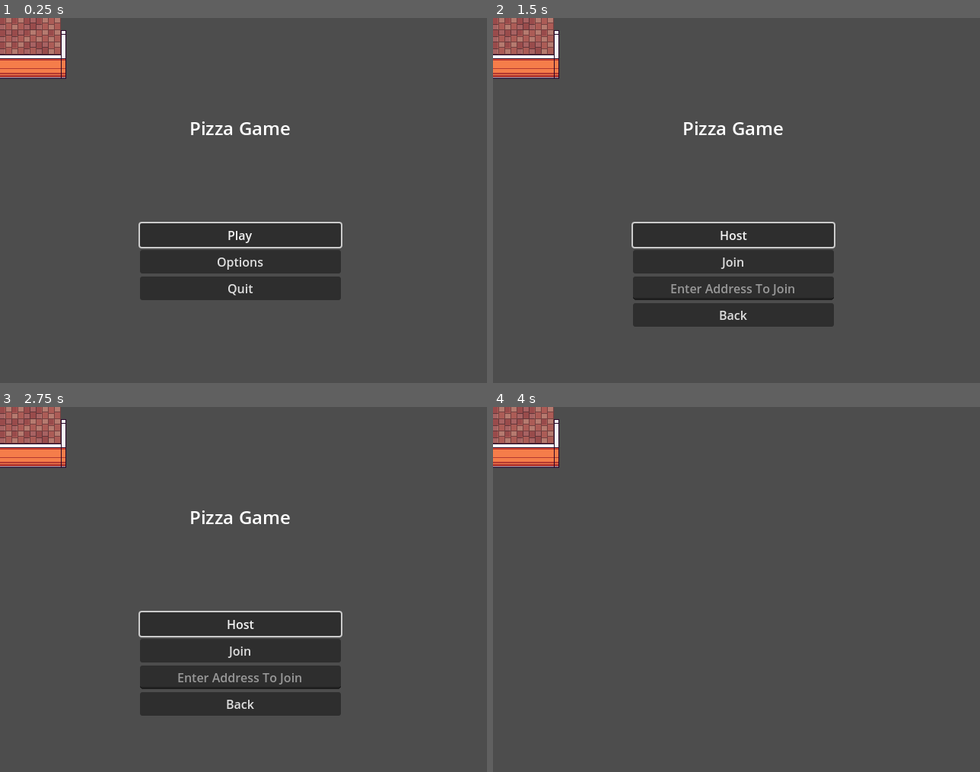
Above: before the commit, frames 1-4 (two rows, left to right).
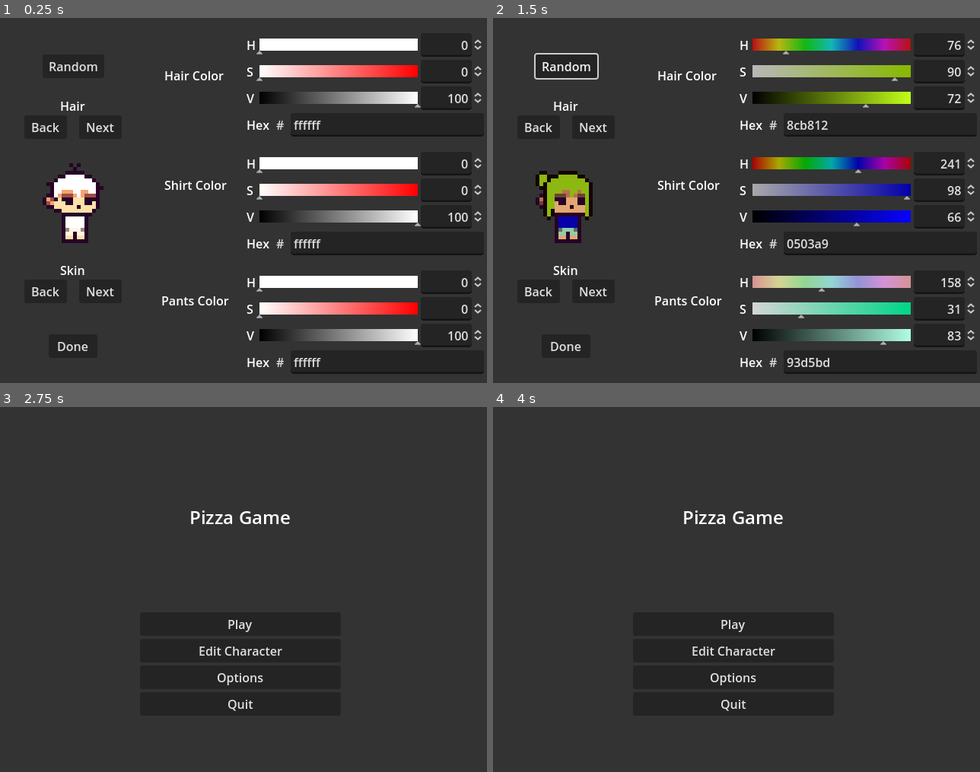
Above: after the commit, the same moments.

Repository: AODTimothyM/pizza-game
Game: Godot game, scene res://game.tscn
Two runs of this game, one before a commit and one after it. Both use one fixed random seed, a clock stepped at 60 frames per second and the inputs below.
Inputs (mouse positions are in pixels of both pictures, inside the frame that each line leads up to):
- Up to frame 1 (0.25 s): no input
- Up to frame 2 (1.5 s): click (566, 65) at 0.5 s, where only the run after the commit has a clickable "Random"; click (731, 233) at 1.25 s, where only the run before the commit has a clickable "Play"
- Up to frame 3 (2.75 s): click (73, 735) at 2 s, where only the run after the commit has a clickable "Done"
- Up to frame 4 (4 s): click (731, 651) at 2.75 s, where only the run after the commit has a clickable "Edit Character"; click (566, 735) at 3.5 s, where only the run after the commit has a clickable "Done"

The runs differ from the first frame. In frame 1, 92% of the frame differs, in the area x 0-100%, y 0-100%; in frame 2, 91%; in frame 3, 90%; in frame 4, 100%.

Commit message:
Finished character creator

Diff:
--- a/TitleMenu.gd
+++ b/TitleMenu.gd
@@ -4,6 +4,8 @@
 @onready var playButtons = $MarginContainer/VBoxContainer/PlayButtons
 @onready var optionMenu = $MarginContainer/VBoxContainer/OptionsMenu
 @onready var volumeSlider = $MarginContainer/VBoxContainer/OptionsMenu/Volume/VolumeSlider
+
+@onready var characterEditor = get_parent().get_node("CharacterEditor")
 
 # Called when the node enters the scene tree for the first time.
 func _ready():
@@ -41,3 +43,7 @@
 
 func _on_volume_slider_value_changed(value):
 	AudioServer.set_bus_volume_db(0, linear_to_db(value))
+
+func _on_edit_character_pressed():
+	visible = false
+	characterEditor.visible = true
--- a/characterEditor.gd
+++ b/characterEditor.gd
@@ -5,8 +5,37 @@
 @onready var pants = $Sprites/Pants
 @onready var hair = $Sprites/Hair
 
-func _on_color_picker_color_changed(color):
-	pants.modulate = color
+@onready var shirtColorPicker = $ColorPickers/ShirtColor
+@onready var pantsColorPicker = $ColorPickers/PantsColor
+@onready var hairColorPicker = $ColorPickers/HairColor
+
+var savePath = "user://pizza.manic"
+@onready var titleMenu = get_parent().get_node("TitleMenu")
+
+var colors = [Color(1.0, 0.0, 0.0, 1.0),
+		Color(0.0, 1.0, 0.0, 1.0),
+		Color(0.0, 0.0, 1.0, 1.0)]
+
+func _ready():
+	if FileAccess.file_exists(savePath):
+		print("file found")
+		var file = FileAccess.open(savePath, FileAccess.READ)
+		var save = file.get_var()
+
+		# Body
+		body.frame_coords.y = save.body
+		# Hair
+		hair.frame = save.hairType
+		hair.modulate = save.hairColor
+		hairColorPicker.color = save.hairColor
+		# Shirt
+		shirt.modulate = save.shirt
+		shirtColorPicker.color = save.shirt
+		# Pants
+		pants.modulate = save.pants
+		pantsColorPicker.color = save.pants
+	else:
+		print("file not found")
 
 func _on_shirt_color_color_changed(color):
 	shirt.modulate = color
@@ -42,3 +71,35 @@
 		hair.frame = hair.hframes-1
 	else:
 		hair.frame -= 1
+
+func _on_random_pressed():
+	var rng = RandomNumberGenerator.new()
+	rng.randomize()
+	# Body
+	body.frame_coords.y = randi_range(0, 7)
+	# Hair
+	hair.frame = randi_range(0, 9)
+	var hairColor = Color(randf(), randf(), randf(), 1.0) #colors[randi() % colors.size()]
+	hair.modulate = hairColor
+	hairColorPicker.color = hairColor
+	# Shirt
+	var shirtColor = Color(randf(), randf(), randf(), 1.0)
+	shirt.modulate = shirtColor
+	shirtColorPicker.color = shirtColor
+	# Pants
+	var pantsColor = Color(randf(), randf(), randf(), 1.0)
+	pants.modulate = pantsColor
+	pantsColorPicker.color = pantsColor
+
+func _on_done_pressed():
+	var save = {
+		"body": body.frame_coords.y,
+		"shirt": shirtColorPicker.color,
+		"pants": pantsColorPicker.color,
+		"hairType": hair.frame,
+		"hairColor": hairColorPicker.color
+	}
+	var file = FileAccess.open(savePath, FileAccess.WRITE)
+	file.store_var(save)
+	visible = false
+	titleMenu.visible = true
--- a/game.tscn
+++ b/game.tscn
@@ -22,6 +22,7 @@
 [node name="CanvasLayer" type="CanvasLayer" parent="."]
 
 [node name="TitleMenu" type="Control" parent="CanvasLayer"]
+visible = false
 layout_mode = 3
 anchors_preset = 15
 anchor_right = 1.0
@@ -31,14 +32,13 @@
 script = ExtResource("3_dajex")
 
 [node name="Background" type="ColorRect" parent="CanvasLayer/TitleMenu"]
-visible = false
 layout_mode = 1
 anchors_preset = 15
 anchor_right = 1.0
 anchor_bottom = 1.0
 grow_horizontal = 2
 grow_vertical = 2
-color = Color(1, 0.317647, 0.913725, 1)
+color = Color(0.2, 0.2, 0.2, 1)
 metadata/_edit_lock_ = true
 
 [node name="MarginContainer" type="MarginContainer" parent="CanvasLayer/TitleMenu"]
@@ -69,6 +69,10 @@
 layout_mode = 2
 text = "Play"
 
+[node name="EditCharacter" type="Button" parent="CanvasLayer/TitleMenu/MarginContainer/VBoxContainer/MainButtons"]
+layout_mode = 2
+text = "Edit Character"
+
 [node name="Options" type="Button" parent="CanvasLayer/TitleMenu/MarginContainer/VBoxContainer/MainButtons"]
 layout_mode = 2
 text = "Options
@@ -129,7 +133,6 @@
 text = "Back"
 
 [node name="CharacterEditor" type="Control" parent="CanvasLayer"]
-visible = false
 layout_mode = 3
 anchors_preset = 15
 anchor_right = 1.0
@@ -170,23 +173,41 @@
 [node name="Hair" type="Sprite2D" parent="CanvasLayer/CharacterEditor/Sprites"]
 position = Vector2(0, -16)
 texture = ExtResource("8_o40i7")
-hframes = 4
+hframes = 11
+
+[node name="SkinLabel" type="Label" parent="CanvasLayer/CharacterEditor"]
+layout_mode = 0
+offset_left = 64.0
+offset_top = 320.0
+offset_right = 128.0
+offset_bottom = 346.0
+text = "Skin"
+horizontal_alignment = 1
 
 [node name="SkinNext" type="Button" parent="CanvasLayer/CharacterEditor"]
 layout_mode = 0
 offset_left = 104.0
-offset_top = 320.0
+offset_top = 344.0
 offset_right = 160.0
-offset_bottom = 351.0
+offset_bottom = 375.0
 text = "Next"
 
 [node name="SkinBack" type="Button" parent="CanvasLayer/CharacterEditor"]
 layout_mode = 0
 offset_left = 32.0
-offset_top = 320.0
+offset_top = 344.0
 offset_right = 88.0
-offset_bottom = 351.0
+offset_bottom = 375.0
 text = "Back"
+
+[node name="HairLabel" type="Label" parent="CanvasLayer/CharacterEditor"]
+layout_mode = 0
+offset_left = 64.0
+offset_top = 104.0
+offset_right = 128.0
+offset_bottom = 130.0
+text = "Hair"
+horizontal_alignment = 1
 
 [node name="HairNext" type="Button" parent="CanvasLayer/CharacterEditor"]
 layout_mode = 0
@@ -203,6 +224,22 @@
 offset_right = 88.0
 offset_bottom = 159.0
 text = "Back"
+
+[node name="Done" type="Button" parent="CanvasLayer/CharacterEditor"]
+layout_mode = 0
+offset_left = 64.0
+offset_top = 416.0
+offset_right = 128.0
+offset_bottom = 447.0
+text = "Done"
+
+[node name="Random" type="Button" parent="CanvasLayer/CharacterEditor"]
+layout_mode = 0
+offset_left = 56.0
+offset_top = 48.0
+offset_right = 137.0
+offset_bottom = 79.0
+text = "Random"
 
 [node name="ColorLabels" type="Control" parent="CanvasLayer/CharacterEditor"]
 layout_mode = 1
@@ -304,6 +341,7 @@
 stream = ExtResource("4_qgls4")
 
 [connection signal="pressed" from="CanvasLayer/TitleMenu/MarginContainer/VBoxContainer/MainButtons/Play" to="CanvasLayer/TitleMenu" method="_on_play_pressed"]
+[connection signal="pressed" from="CanvasLayer/TitleMenu/MarginContainer/VBoxContainer/MainButtons/EditCharacter" to="CanvasLayer/TitleMenu" method="_on_edit_character_pressed"]
 [connection signal="pressed" from="CanvasLayer/TitleMenu/MarginContainer/VBoxContainer/MainButtons/Options" to="CanvasLayer/TitleMenu" method="_on_options_pressed"]
 [connection signal="pressed" from="CanvasLayer/TitleMenu/MarginContainer/VBoxContainer/MainButtons/Quit" to="." method="_on_quit_pressed"]
 [connection signal="pressed" from="CanvasLayer/TitleMenu/MarginContainer/VBoxContainer/PlayButtons/Host" to="." method="_on_host_pressed"]
@@ -317,6 +355,8 @@
 [connection signal="pressed" from="CanvasLayer/CharacterEditor/SkinBack" to="CanvasLayer/CharacterEditor" method="_on_skin_back_pressed"]
 [connection signal="pressed" from="CanvasLayer/CharacterEditor/HairNext" to="CanvasLayer/CharacterEditor" method="_on_hair_next_pressed"]
 [connection signal="pressed" from="CanvasLayer/CharacterEditor/HairBack" to="CanvasLayer/CharacterEditor" method="_on_hair_back_pressed"]
+[connection signal="pressed" from="CanvasLayer/CharacterEditor/Done" to="CanvasLayer/CharacterEditor" method="_on_done_pressed"]
+[connection signal="pressed" from="CanvasLayer/CharacterEditor/Random" to="CanvasLayer/CharacterEditor" method="_on_random_pressed"]
 [connection signal="color_changed" from="CanvasLayer/CharacterEditor/ColorPickers/HairColor" to="CanvasLayer/CharacterEditor" method="_on_hair_color_color_changed"]
 [connection signal="color_changed" from="CanvasLayer/CharacterEditor/ColorPickers/ShirtColor" to="CanvasLayer/CharacterEditor" method="_on_shirt_color_color_changed"]
 [connection signal="color_changed" from="CanvasLayer/CharacterEditor/ColorPickers/PantsColor" to="CanvasLayer/CharacterEditor" method="_on_pants_color_color_changed"]
--- a/player.gd
+++ b/player.gd
@@ -15,12 +15,17 @@
 var state = walk
 
 @onready var animationPlayer = $AnimationPlayer
-#@onready var sprite = $Sprite2D
 @onready var camera = $Camera2D
+@onready var body = $Sprites/Body
+@onready var shirt = $Sprites/Shirt
+@onready var pants = $Sprites/Pants
+@onready var hair = $Sprites/Hair
 #@onready var walkEffect = $Walk
 
 signal healthChanged(health_value)
 var health = 3
+
+var savePath = "user://pizza.manic"
 
 func _enter_tree():
 	set_multiplayer_authority(str(name).to_int())
@@ -29,6 +34,23 @@
 	if not is_multiplayer_authority(): return
 	camera.enabled = true
 	velocity = Vector2.ZERO
+
+	if FileAccess.file_exists(savePath):
+		print("file found")
+		var file = FileAccess.open(savePath, FileAccess.READ)
+		var save = file.get_var()
+
+		# Body
+		body.frame_coords.y = save.body
+		# Hair
+		hair.frame = save.hairType
+		hair.modulate = save.hairColor
+		# Shirt
+		shirt.modulate = save.shirt
+		# Pants
+		pants.modulate = save.pants
+	else:
+		print("file not found")
 
 func get_input():
 	if not is_multiplayer_authority(): return Vector2.ZERO
--- a/player.tscn
+++ b/player.tscn
@@ -12,10 +12,22 @@
 tracks/0/type = "value"
 tracks/0/imported = false
 tracks/0/enabled = true
-tracks/0/path = NodePath("Sprites/Body:frame")
+tracks/0/path = NodePath("Sprites/Pants:frame")
 tracks/0/interp = 1
 tracks/0/loop_wrap = true
 tracks/0/keys = {
+"times": PackedFloat32Array(0),
+"transitions": PackedFloat32Array(1),
+"update": 1,
+"values": [0]
+}
+tracks/1/type = "value"
+tracks/1/imported = false
+tracks/1/enabled = true
+tracks/1/path = NodePath("Sprites/Body:frame_coords:x")
+tracks/1/interp = 1
+tracks/1/loop_wrap = true
+tracks/1/keys = {
 "times": PackedFloat32Array(0),
 "transitions": PackedFloat32Array(1),
 "update": 1,
@@ -29,10 +41,22 @@
 tracks/0/type = "value"
 tracks/0/imported = false
 tracks/0/enabled = true
-tracks/0/path = NodePath("Sprites/Body:frame")
+tracks/0/path = NodePath("Sprites/Pants:frame")
 tracks/0/interp = 1
 tracks/0/loop_wrap = true
 tracks/0/keys = {
+"times": PackedFloat32Array(0, 0.2, 0.4, 0.6),
+"transitions": PackedFloat32Array(1, 1, 1, 1),
+"update": 1,
+"values": [1, 0, 2, 0]
+}
+tracks/1/type = "value"
+tracks/1/imported = false
+tracks/1/enabled = true
+tracks/1/path = NodePath("Sprites/Body:frame_coords:x")
+tracks/1/interp = 1
+tracks/1/loop_wrap = true
+tracks/1/keys = {
 "times": PackedFloat32Array(0, 0.2, 0.4, 0.6),
 "transitions": PackedFloat32Array(1, 1, 1, 1),
 "update": 1,
@@ -64,6 +88,15 @@
 properties/5/path = NodePath("Sprites/Hair:frame")
 properties/5/spawn = true
 properties/5/sync = true
+properties/6/path = NodePath("Sprites/Shirt:modulate")
+properties/6/spawn = true
+properties/6/sync = true
+properties/7/path = NodePath("Sprites/Pants:modulate")
+properties/7/spawn = true
+properties/7/sync = true
+properties/8/path = NodePath("Sprites/Hair:modulate")
+properties/8/spawn = true
+properties/8/sync = true
 
 [sub_resource type="RectangleShape2D" id="RectangleShape2D_tafch"]
 size = Vector2(9, 4)
@@ -94,7 +127,8 @@
 [node name="Hair" type="Sprite2D" parent="Sprites"]
 position = Vector2(0, -16)
 texture = ExtResource("5_rw48y")
-hframes = 4
+hframes = 11
+frame = 1
 
 [node name="Camera2D" type="Camera2D" parent="."]
 enabled = false
Binary file changed: Player/Hair.png
